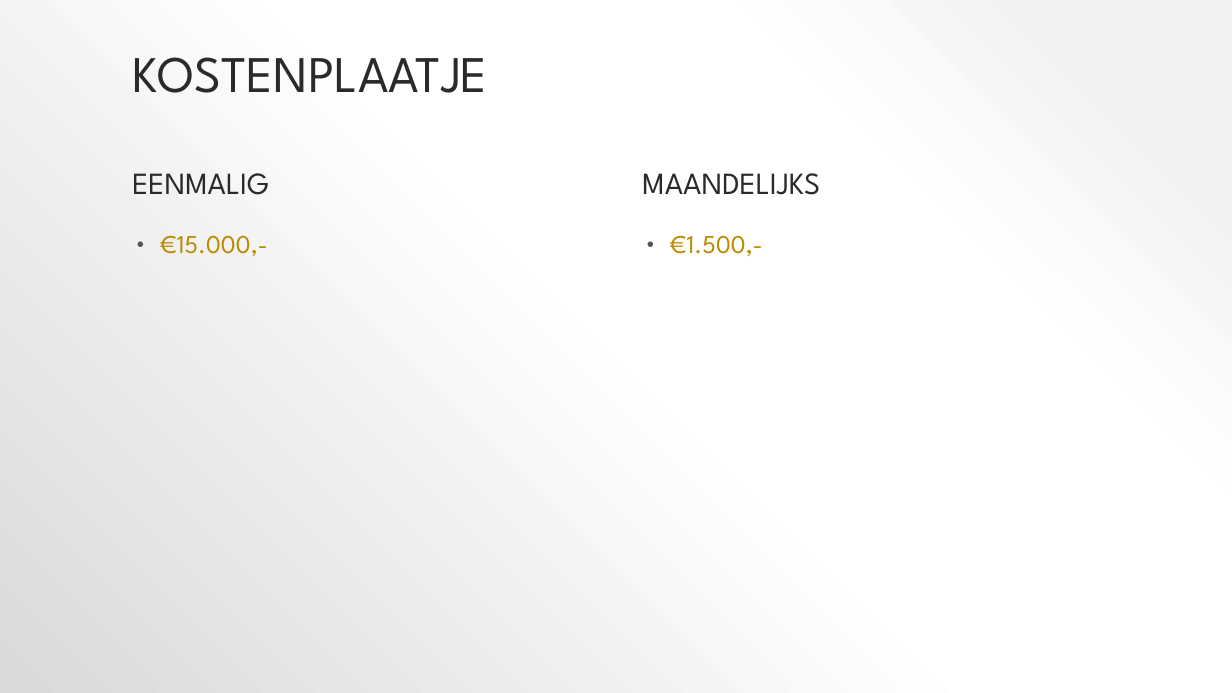
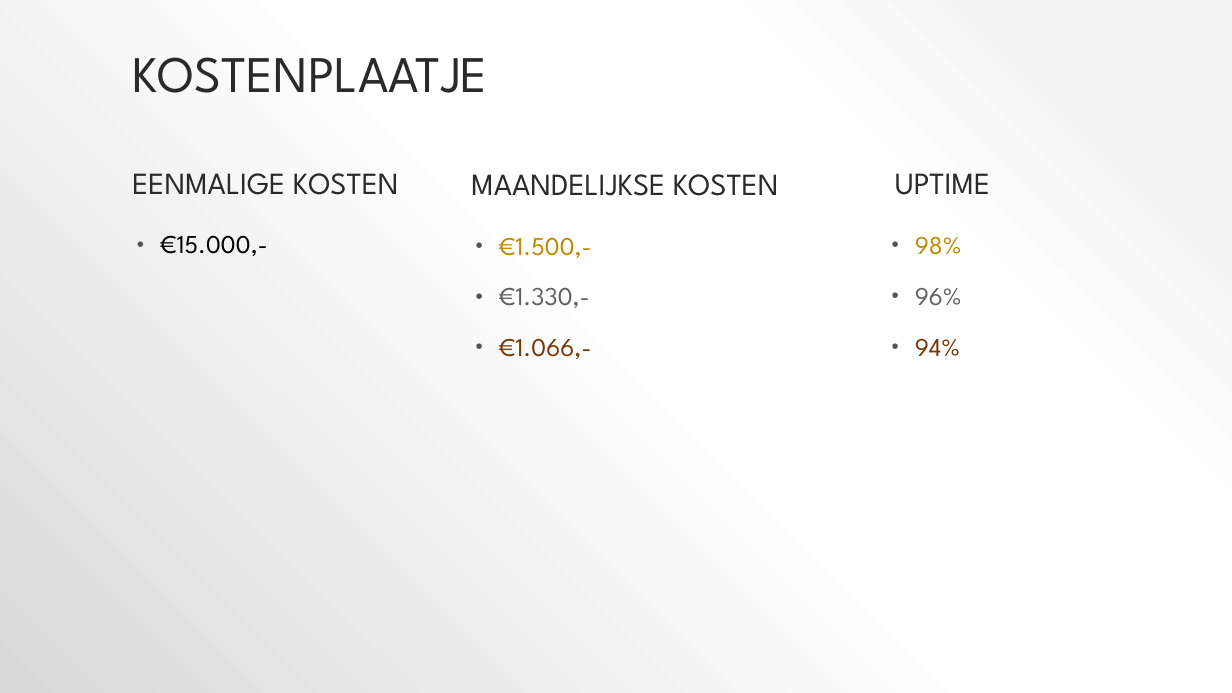
Before and after one commit to QuestCode/thema-2.1-slm, a slide deck: slide 8 of Leertaken/SLM2/Cloud service presentatie.pptx. Drawn at 1232x693 pixels with LibreOffice and Linux fonts; fonts in the diff are those of the drawing. Boxes give left, top, right and bottom in pixels: in the first picture for what was removed or moved away, otherwise in the second. Text is boxed around its words. In the diff, an @@ line names an element or a change of style, - is before the commit and + after.

Commit message:
Kostenplaatje aangepast

```diff
--- a/Leertaken/SLM2/Cloud service presentatie.pptx
+++ b/Leertaken/SLM2/Cloud service presentatie.pptx
@@ text at (x1=132, y1=173, x2=399, y2=195): text changed @@
-EENMALIG
+EENMALIGE KOSTEN
@@ text at (x1=471, y1=174, x2=779, y2=196): text changed @@
-MAANDELIJKS
+MAANDELIJKSE KOSTEN
@@ text added at (x1=895, y1=173, x2=990, y2=195), 24 pt, text #2A2A2A @@
+UPTIME
@@ text "€15.000,-" at (x1=160, y1=235, x2=268, y2=256): text colour #BB8B00 to #000000 @@
@@ text "€1.500,-" moved from (x1=670, y1=235, x2=763, y2=256) to (x1=499, y1=237, x2=592, y2=359) @@
@@ text added at (x1=915, y1=236, x2=962, y2=356), 20 pt, text #BB8B00 @@
+• 98%
+• 96%
+• 94%
@@ text at (x1=499, y1=288, x2=592, y2=359): paragraphs added @@
+• €1.330,-
+• €1.066,-
```
